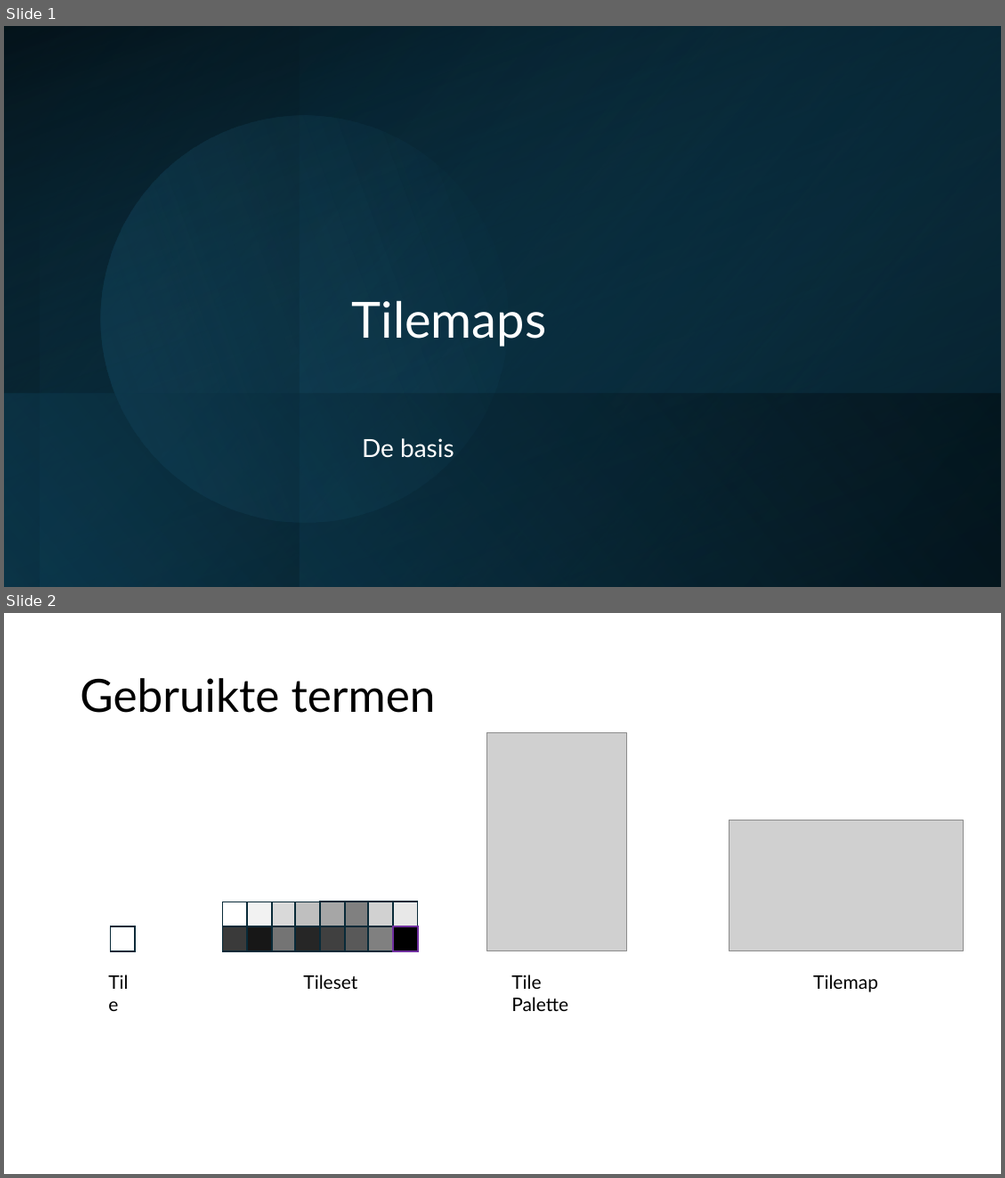
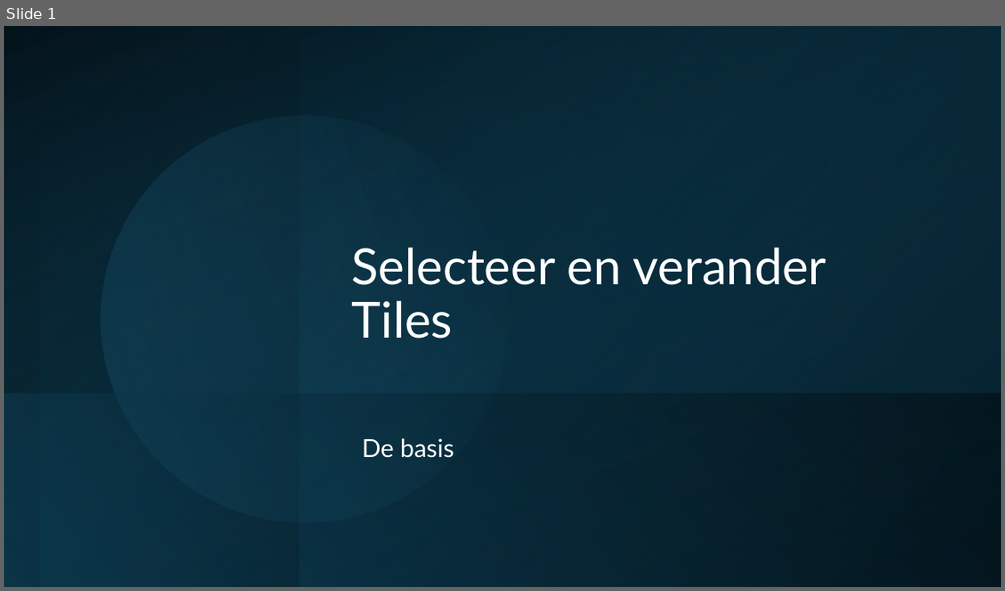
Before and after one commit to djsjollema/lessen-gamedevelopment, a slide deck: M4/GDV_2D_Gym/les2/gdv-2d-gym-les2.pptx. Shown one above the other, each under a label of ours: slides 1 and 2 before the commit, slide 1 after it. The pictures are 1005x1178 and 1005x591 pixels, drawn with LibreOffice and Linux fonts; fonts in the diff are those of the drawing; grey boxes stand for pictures. Boxes give left, top, right and bottom in pixels: in the first picture for what was removed or moved away, otherwise in the second. Text is boxed around its words. In the diff, an @@ line names an element or a change of style, - is before the commit and + after.

```diff
--- a/M4/GDV_2D_Gym/les2/gdv-2d-gym-les2.pptx
+++ b/M4/GDV_2D_Gym/les2/gdv-2d-gym-les2.pptx
@@ slide 2 removed at [4, 613, 1001, 1174], background #FFFFFF @@
@@ title removed at [80, 678, 436, 713] @@
-Gebruikte termen
@@ picture removed at [486, 732, 627, 951] @@
@@ picture removed at [729, 820, 963, 951] @@
@@ rectangle removed at [110, 926, 135, 951] @@
@@ group removed at [222, 901, 418, 951]: 16 rectangles @@
@@ text removed at [101, 966, 145, 997] @@
-Tile
@@ text removed at [303, 974, 357, 989] @@
-Tileset
@@ text removed at [511, 974, 568, 1011] @@
-Tile Palette
@@ text removed at [813, 974, 878, 992] @@
-Tilemap
@@ slide 1 changed as well @@
@@ title at [352, 247, 826, 338]: text changed @@
-Tilemaps
+Selecteer en verander Tiles
```
Also in this commit, not shown: 9 slides added, 2 other slides removed, 5 other files.
